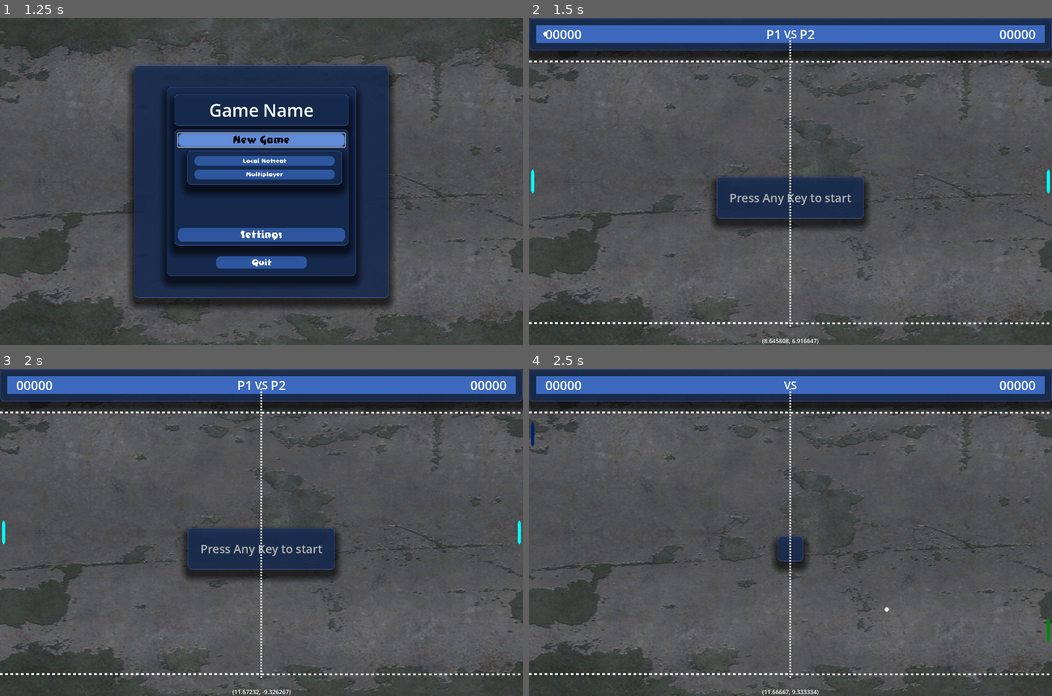
Above: before the commit, frames 1-4 (two rows, left to right).
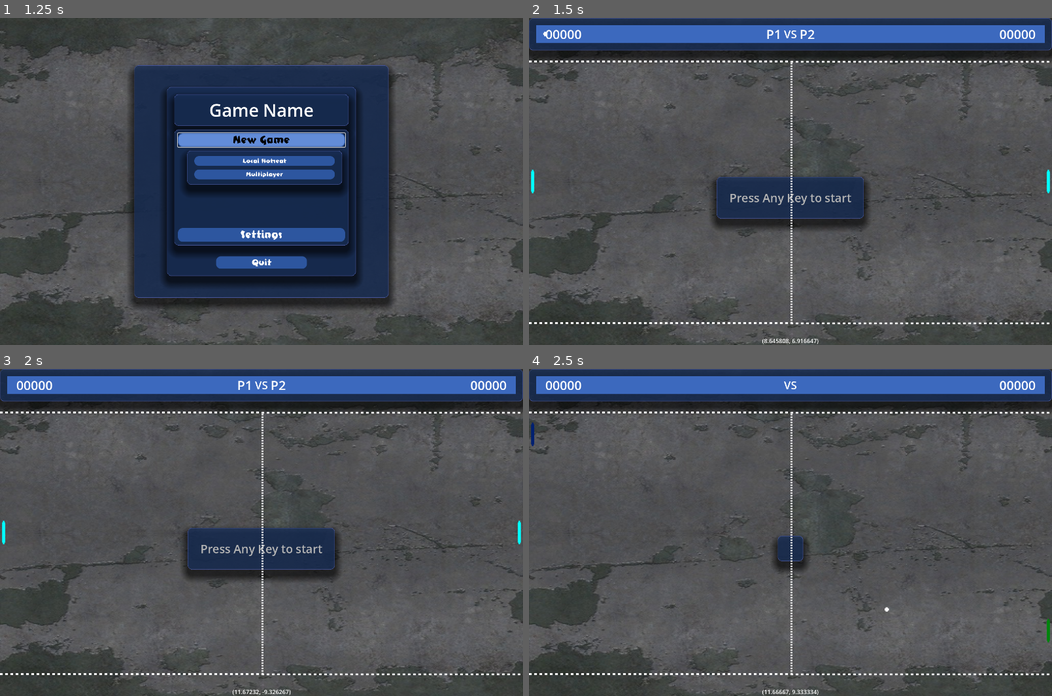
Above: after the commit, the same moments.

Repository: Fox-Alpha/Pong_Godot_4_Multiplayer
Game: Godot game, scene res://scenes/game/main_menu/MainMenu.tscn
The game is run twice, just before and just after one commit, with the same random seed, the same clock (stepped at 60 frames per second) and the same inputs.
Inputs (mouse positions are in pixels of both pictures, inside the frame that each line leads up to):
- Up to frame 1 (1.25 s): click "New Game" at 0.5 s
- Up to frame 2 (1.5 s): click "Local Hotseat" at 1.25 s
- Up to frame 3 (2 s): no input
- Up to frame 4 (2.5 s): tap Enter at 2 s; move the mouse to (905, 516) at 2.02 s; hold W (p1_up) from 2.03 s (still down); hold Down (p2_down) from 2.03 s (still down); click (905, 516) at 2.17 s

Frame 1 is identical in both runs. In frame 2, 0.4% of the frame differs, in the area x 49-51%, y 5-95%; in frame 3, 0.4%; in frame 4, 0.4%.

Commit message:
Chg: Rearrange the positioning fot object at initial start Fix: recalc position for middle Line

Diff:
--- a/scenes/game/Pong_40.tscn
+++ b/scenes/game/Pong_40.tscn
@@ -45,6 +45,7 @@
 unique_name_in_owner = true
 z_index = -1
 texture = ExtResource("6_i3j2k")
+centered = false
 
 [node name="Separator_Top" type="Sprite2D" parent="Separators"]
 unique_name_in_owner = true
--- a/scripts/pong.gd
+++ b/scripts/pong.gd
@@ -31,44 +31,51 @@
 func start():
 	var screensize = get_viewport_rect()
 
-	# Paddle Positionen
+	#region Paddle Positionen
 	%Left.position = Vector2(10, screensize.size.y/2)
 	%Right.position = Vector2(screensize.size.x-10, screensize.size.y/2)
+	#endregion
 
-	# Optische Mittellinie an ScreenSize anpassen
-	%Separator_Middle.position = screensize.get_center()
-	var sizeto=Vector2(5,screensize.size.y-100)
-	var size=%Separator_Middle.texture.get_size()
-	var scalevactor=sizeto/size
-	%Separator_Middle.scale = scalevactor
-
-	# Obere Linie
+	#region Obere Linie
 	%Separator_Top.position.x = screensize.get_center().x
 	%Separator_Top.position.y = 120
 	var sizetoTOP=Vector2(5, screensize.size.x)
 	var sizeTOP=%Separator_Top.texture.get_size()
 	var scalevactorTOP=sizetoTOP/sizeTOP
 	%Separator_Top.scale = scalevactorTOP
+	#endregion
 
-	# Untere Linie
+	#region Untere Linie
 	%Separator_Bottom.position.x = screensize.get_center().x
 	%Separator_Bottom.position.y = screensize.size.y-60
 	var sizetoBOT=Vector2(5, screensize.size.x)
 	var sizeBOT=%Separator_Bottom.texture.get_size()
 	var scalevactorBOT=sizetoBOT/sizeBOT
 	%Separator_Bottom.scale = scalevactorBOT
+	#endregion
 
-	# Top Border an Screensize anpassen
+	#region Optische Mittellinie an ScreenSize anpassen
+	var pgheight : int = %Separator_Bottom.position.y - %Separator_Top.position.y
+	%Separator_Middle.position = Vector2(screensize.get_center().x, %Separator_Top.position.y)
+	var sizeto=Vector2(5, pgheight)
+	var size=%Separator_Middle.texture.get_size()
+	var scalevactor=sizeto/size
+	%Separator_Middle.scale = scalevactor
+	#endregion
+
+	#region Top Border an Screensize anpassen
 	top.shape.size.x = screensize.size.x
 	top.shape.size.y = 20
 	$Border/TopBorder.position.x = screensize.get_center().x
 	$Border/TopBorder.position.y = 100
+	#endregion
 
-	# Bottom Border an Screensize anpassen
+	#region Bottom Border an Screensize anpassen
 	bottom.shape.size.x = screensize.size.x
 	bottom.shape.size.y = 20
 	$Border/BottomBorder.position.x = screensize.get_center().x
 	$Border/BottomBorder.position.y = screensize.size.y-40
+	#endregion
 
 
 func _input(event):
